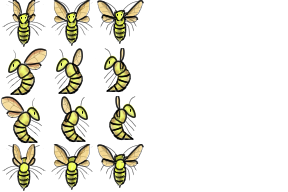
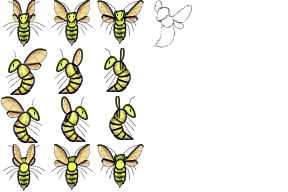
Layered file, before and after one edit (288x192). Changes by layer:
added group "Left down 1" with 1 layers above "Up 3" over 153, 0, 192, 48
added layer "Sketch" in group "Left down 1" over 153, 0, 192, 48
painted on "Wings" (1st of 24, in "Up 3" › "Shadows") over 153, 0, 192, 48
painted on "Front wings" (1st of 5, in "Up 3" › "Line") over 153, 0, 192, 48
painted on "Wings" (5th of 24, in "Up 1" › "Shadows") over 153, 0, 192, 48
painted on "Base" (3rd of 10, in "Up 1" › "Drawing" › "Wings") over 153, 0, 192, 48
painted on "Body" (10th of 24, in "Right 3" › "Shade") over 153, 0, 192, 48
painted on "Tactile" (3rd of 10, in "Right 3" › "Line") over 153, 0, 192, 48
painted on "Head and body" (1st of 6, in "Right 3" › "Draw") over 153, 0, 192, 48
painted on "Body" (13th of 24, in "Left 3" › "Shade") over 153, 0, 192, 48
painted on "Head and body" (4th of 6, in "Left 3" › "Draw") over 153, 0, 192, 48
painted on "Wings" (19th of 24, in "Down 3" › "Shadows") over 153, 0, 192, 48
painted on "Front wings" (3rd of 5, in "Down 3" › "Line") over 153, 0, 192, 48
painted on "Wings" (23rd of 24, in "Down 1" › "Shadows") over 153, 0, 192, 48
painted on "Front wings" (5th of 5, in "Down 1" › "Line") over 153, 0, 192, 48
painted on "Base" (10th of 10, in "Down 1" › "Drawing" › "Wings") over 153, 0, 192, 48
